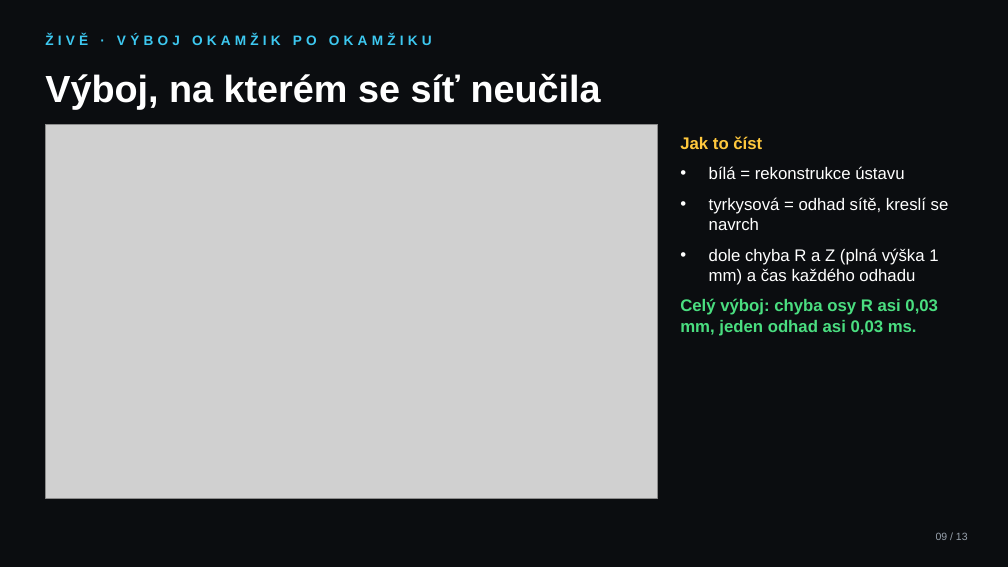
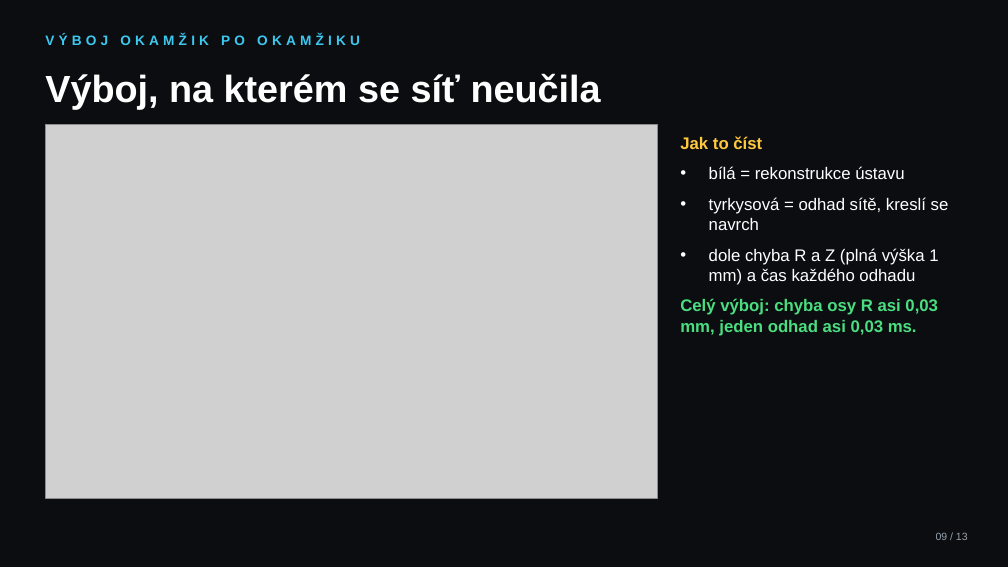
Before and after one commit to mschiller890/hackathon, a slide deck: slide 9 of slides.pptx. Drawn at 1008x567 pixels with LibreOffice and Linux fonts; fonts in the diff are those of the drawing; grey boxes stand for pictures. Boxes give left, top, right and bottom in pixels: in the first picture for what was removed or moved away, otherwise in the second. Text is boxed around its words. In the diff, an @@ line names an element or a change of style, - is before the commit and + after.

```diff
--- a/slides.pptx
+++ b/slides.pptx
@@ text at (x1=45, y1=34, x2=360, y2=45): text changed @@
-ŽIVĚ · VÝBOJ OKAMŽIK PO OKAMŽIKU
+VÝBOJ OKAMŽIK PO OKAMŽIKU
```
Also in this commit, not shown: 2 other slides changed, 1 other file.
